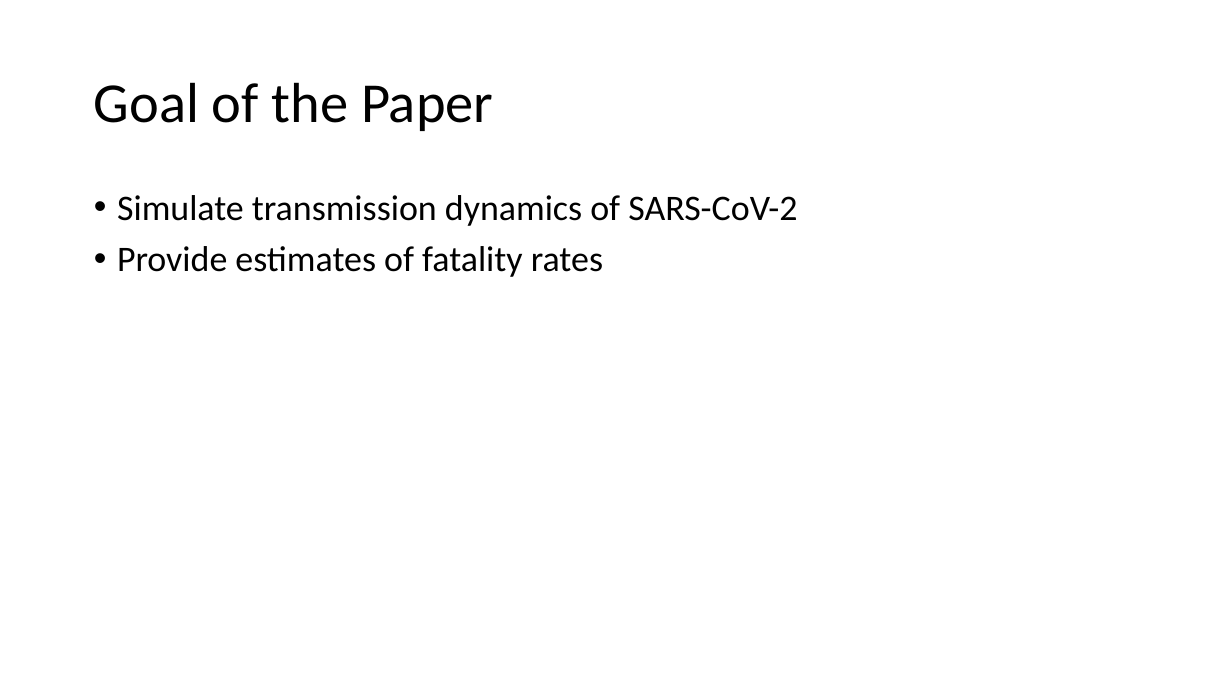
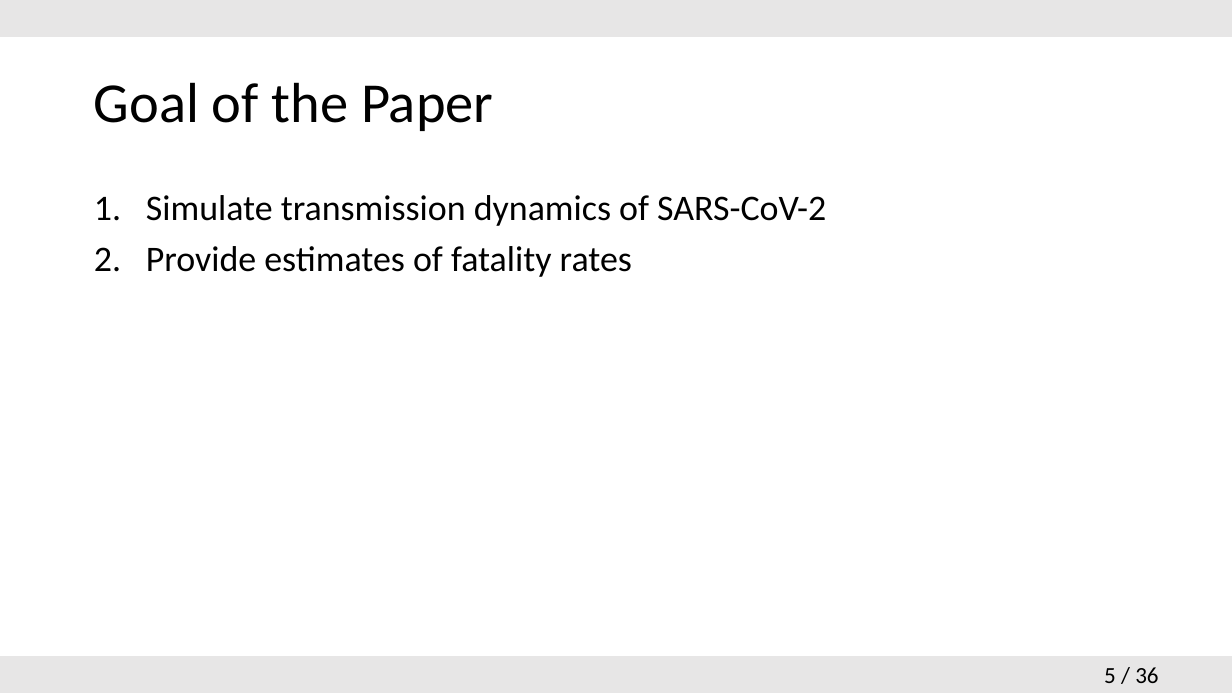
Before and after one commit to hsinyuku/Probablistic-modelling-, a slide deck: slide 5 of 2020-06-04_Presentation.pptx. Drawn at 1232x693 pixels with LibreOffice and Linux fonts; fonts in the diff are those of the drawing. Boxes give left, top, right and bottom in pixels: in the first picture for what was removed or moved away, otherwise in the second. Text is boxed around its words. In the diff, an @@ line names an element or a change of style, - is before the commit and + after.

```diff
--- a/2020-06-04_Presentation.pptx
+++ b/2020-06-04_Presentation.pptx
@@ rectangle added at <box>0,0,1232,37</box>, fill #E7E6E6 @@
@@ text "Simulate transmission dynamics of SARS-CoV-2" at <box>146,195,826,277</box>: bullet • to 1. @@
@@ rectangle added at <box>0,656,1232,693</box>, fill #E7E6E6 @@
@@ page number added at <box>1104,667,1158,683</box>, 18 pt, text #000000 @@
+5 / 36
```
Also in this commit, not shown: 4 other slides changed, 31 slides added, 4 slides removed.
